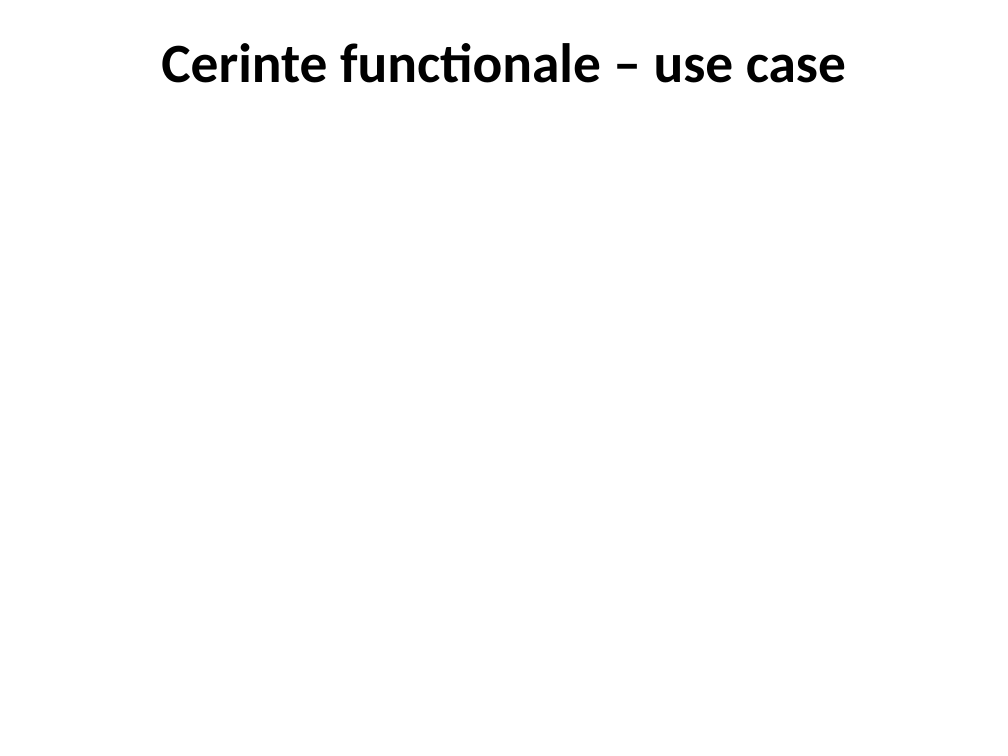
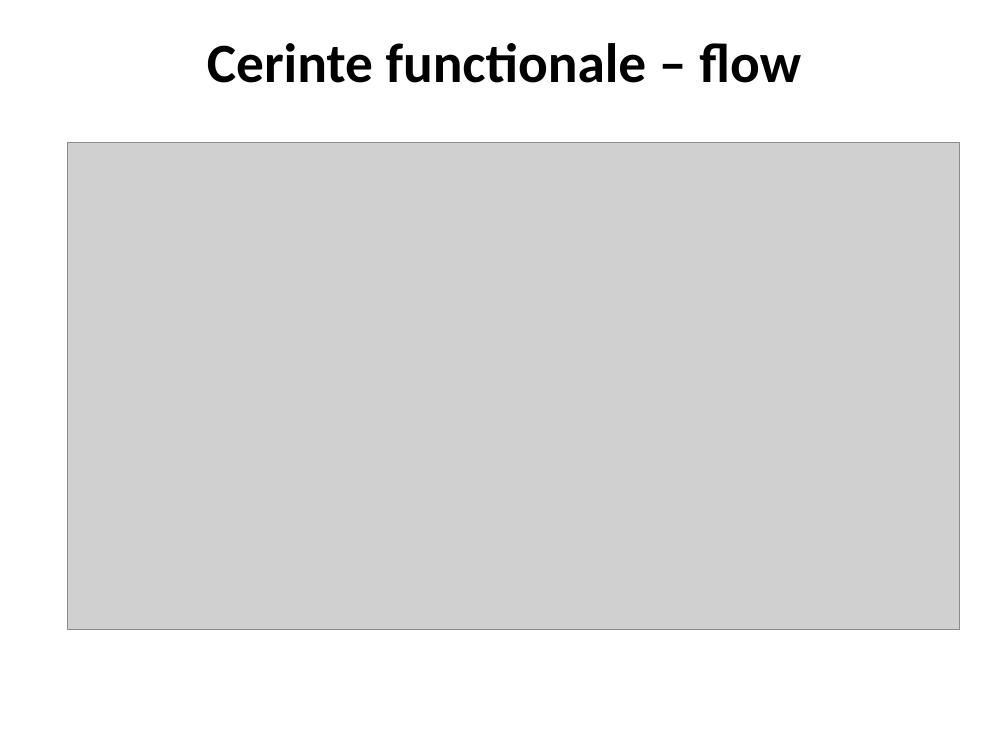
Before and after one commit to davidbalazs/chessEngine-documentation, a slide deck: slide 10 of Documentation written by me/Documente facute pentru facultate/SI_prezentare_finala.pptx. Drawn at 1008x756 pixels with LibreOffice and Linux fonts; fonts in the diff are those of the drawing; grey boxes stand for pictures; background and template pictures are left out. Boxes give left, top, right and bottom in pixels: in the first picture for what was removed or moved away, otherwise in the second. Text is boxed around its words. In the diff, an @@ line names an element or a change of style, - is before the commit and + after.

```diff
--- a/Documentation written by me/Documente facute pentru facultate/SI_prezentare_finala.pptx
+++ b/Documentation written by me/Documente facute pentru facultate/SI_prezentare_finala.pptx
@@ title at (207,43,801,83): text changed @@
-Cerinte functionale – use case
+Cerinte functionale – flow
@@ picture added at (68,143,960,630) @@
```
Also in this commit, not shown: 8 other slides changed, 2 slides removed, 9 other files.
